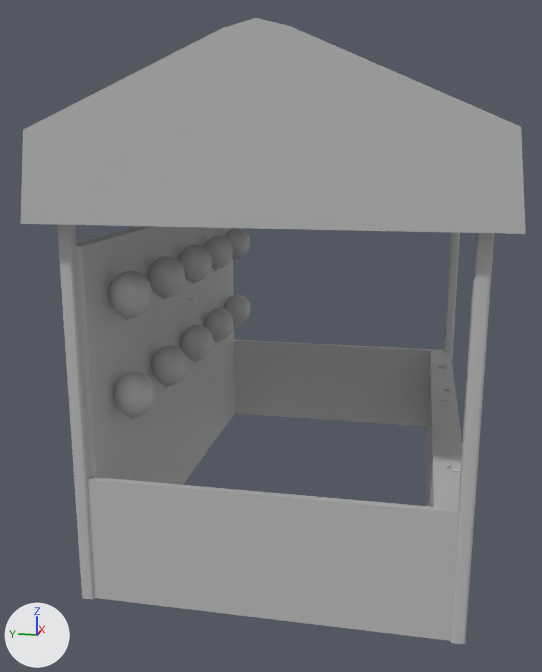
Renders of the FBX model Assets/Assets/stand_globos.fbx from each side of a commit.
Rendered twice from a 50 mm camera at (-8.31, -1.21, 3.99) aimed at (-0.2, 0.41, 1.96). Arrows for +X, +Y and +Z are at lower left; the lights stay in place. Where no turn or scale is listed for an object, it has been applied to the vertices. Vertices at the same position are counted once.

In view in the first picture: 'stand4'.
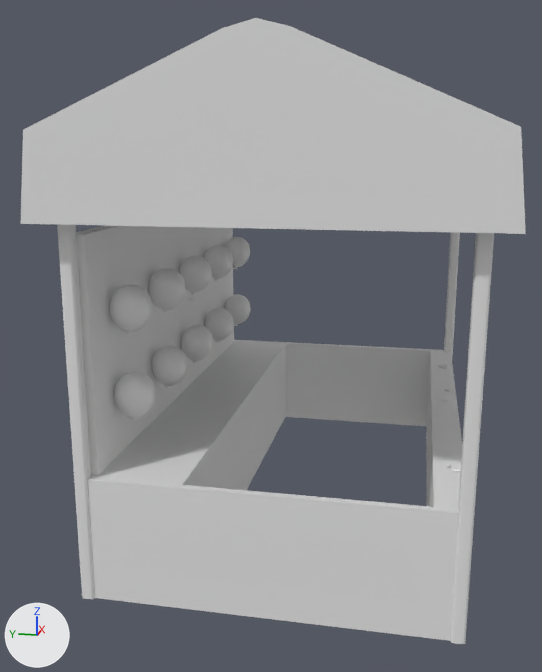
Where the newer file only moved an object's origin or applied its transform, the numbers keep the older frame.

Changed parts and their boxes (x1, y1, x2, y2) in the pictures (542 x 672 px; the box of a moved part takes in the faces that stretch with it):
part 1 of me_mesh, moved or reshaped
    before: (75, 226, 459, 513)
    after: (76, 226, 459, 513)
part 2 of me_mesh, recoloured
    both: (21, 18, 526, 644)
part 3 of me_mesh, recoloured
    both: (114, 294, 251, 420)

The change in detail:
Material 'standardSurface2' (mat_standardsurface2) is new.
Its base color is (0.8, 0.8, 0.8) (white #e7e7e7).
Its roughness is 0.4.
me_mesh is used by ob_stand4; location (0.0, 0.0, 2.45).
me_mesh had 4975 vertices, 5250 faces and spanned x -2.82..2.82, y -1.91..1.91, z -2.45..2.45.
me_mesh now has 4979 vertices, 5251 faces and spans x -2.82..2.82, y -1.91..1.91, z -2.45..2.45.
me_mesh part 1: 11 vertices moved from x -2.53..2.53, y 1.52..1.54, z -2.45..0.24 to x -2.53..2.53, y 0.73..1.52, z -2.45..0.24; 2101 vertices removed from x -2.6..2.6, y 1.16..1.7, z -1.27..0.79; 1055 vertices added at x -2.53..2.53, y 0.73..1.68, z -1.38..0.87.
me_mesh part 2: 709 faces spanning x -2.82..2.82, y -1.91..1.91, z -2.45..2.45 switch from mat_lambert1 (grey #bcbcbc) to mat_standardsurface2 (white #e7e7e7).
me_mesh part 3: 2210 faces spanning x -2.18..2.21, y 1.16..1.54, z -0.91..-0.45 switch from mat_lambert5 (grey #bcbcbc) to mat_standardsurface2 (white #e7e7e7).
